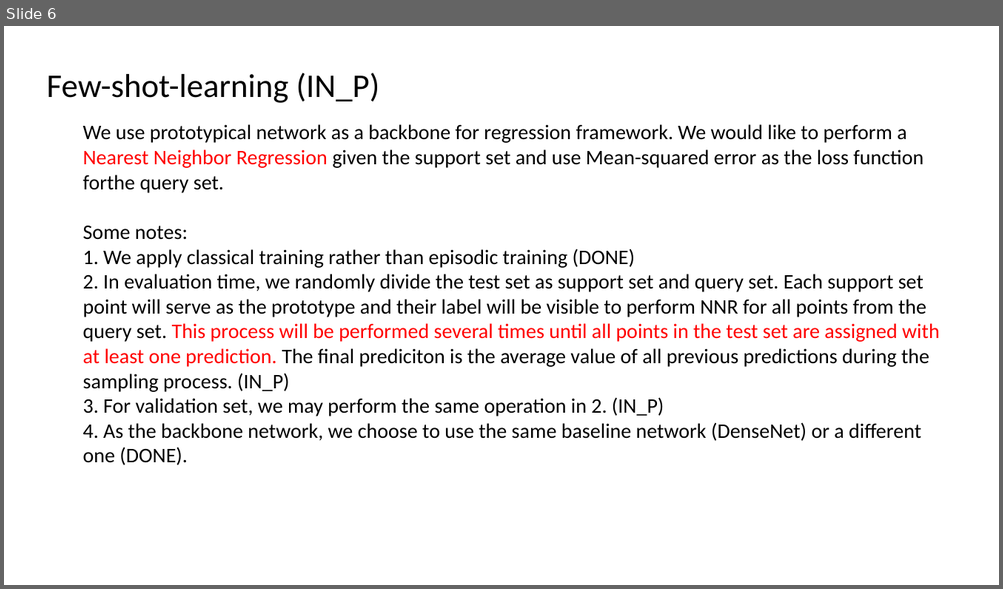
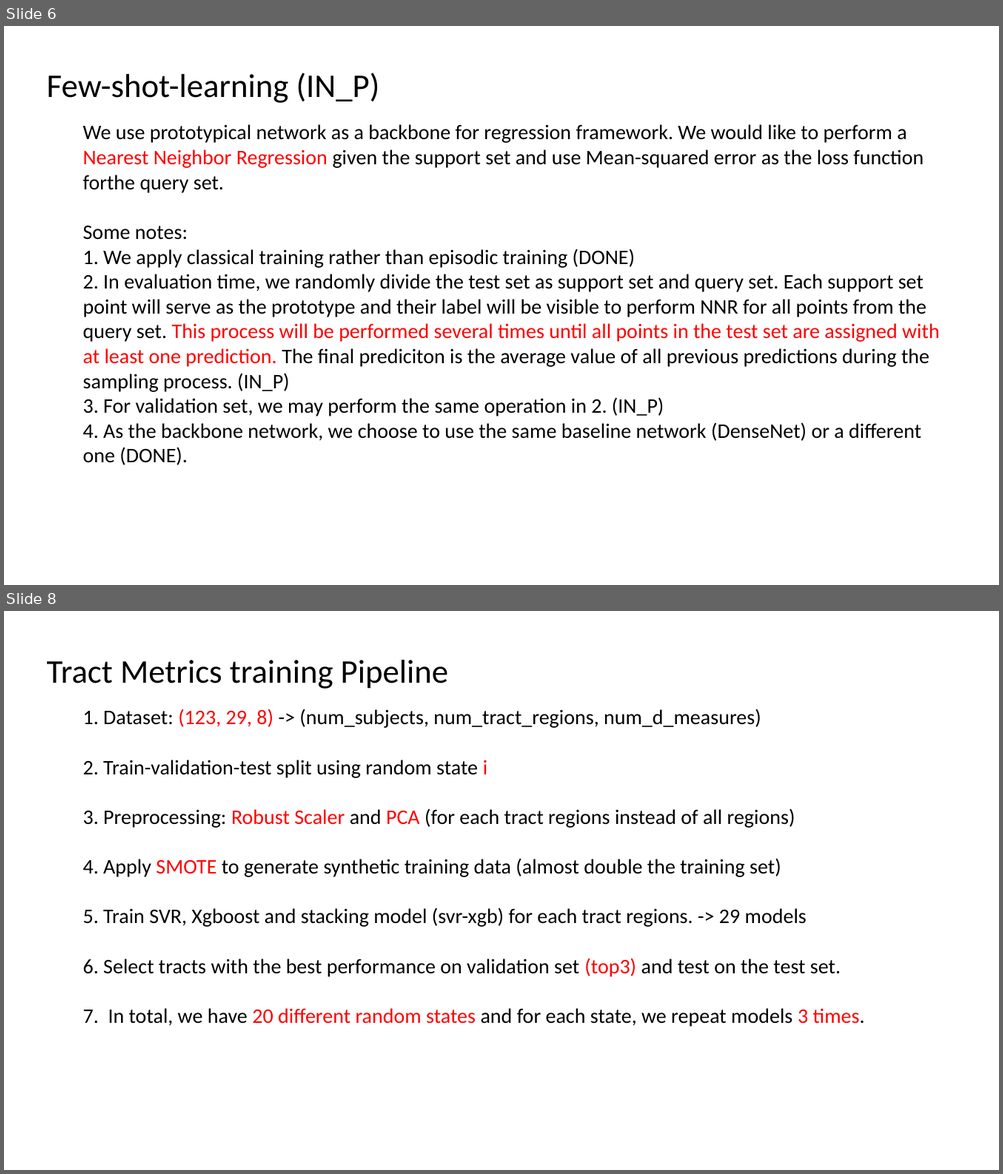
Before and after one commit to hanzhiwangchn/Microstructure_Age_Prediction, a slide deck: summary.pptx. Shown one above the other, each under a label of ours: slide 6 before the commit, slides 6 and 8 after it; the slides between them are not shown. The pictures are 1003x589 and 1003x1174 pixels, drawn with LibreOffice and Linux fonts; fonts in the diff are those of the drawing; background and template pictures are left out. Boxes give left, top, right and bottom in pixels: in the first picture for what was removed or moved away, otherwise in the second. Text is boxed around its words. In the diff, an @@ line names an element or a change of style, - is before the commit and + after.

```diff
--- a/summary.pptx
+++ b/summary.pptx
@@ slide 8 added at <box>4,611,999,1170</box>, background picture (left out) @@
@@ text added at <box>47,660,448,689</box>, 32 pt, text #000000 @@
+Tract Metrics training Pipeline
@@ text added at <box>83,709,865,1027</box>, 20 pt, text #000000 @@
+1. Dataset: (123, 29, 8) -> (num_subjects, num_tract_regions, num_d_measures)
+2. Train-validation-test split using random state i
+3. Preprocessing: Robust Scaler and PCA (for each tract regions instead of all regions)
+4. Apply SMOTE to generate synthetic training data (almost double the training set)
+5. Train SVR, Xgboost and stacking model (svr-xgb) for each tract regions. -> 29 models
+6. Select tracts with the best performance on validation set (top3) and test on the test set.
+7. In total, we have 20 different random states and for each state, we repeat models 3 times.
```
Also in this commit, not shown: 4 other slides added, 3 slides removed, 9 other files.
